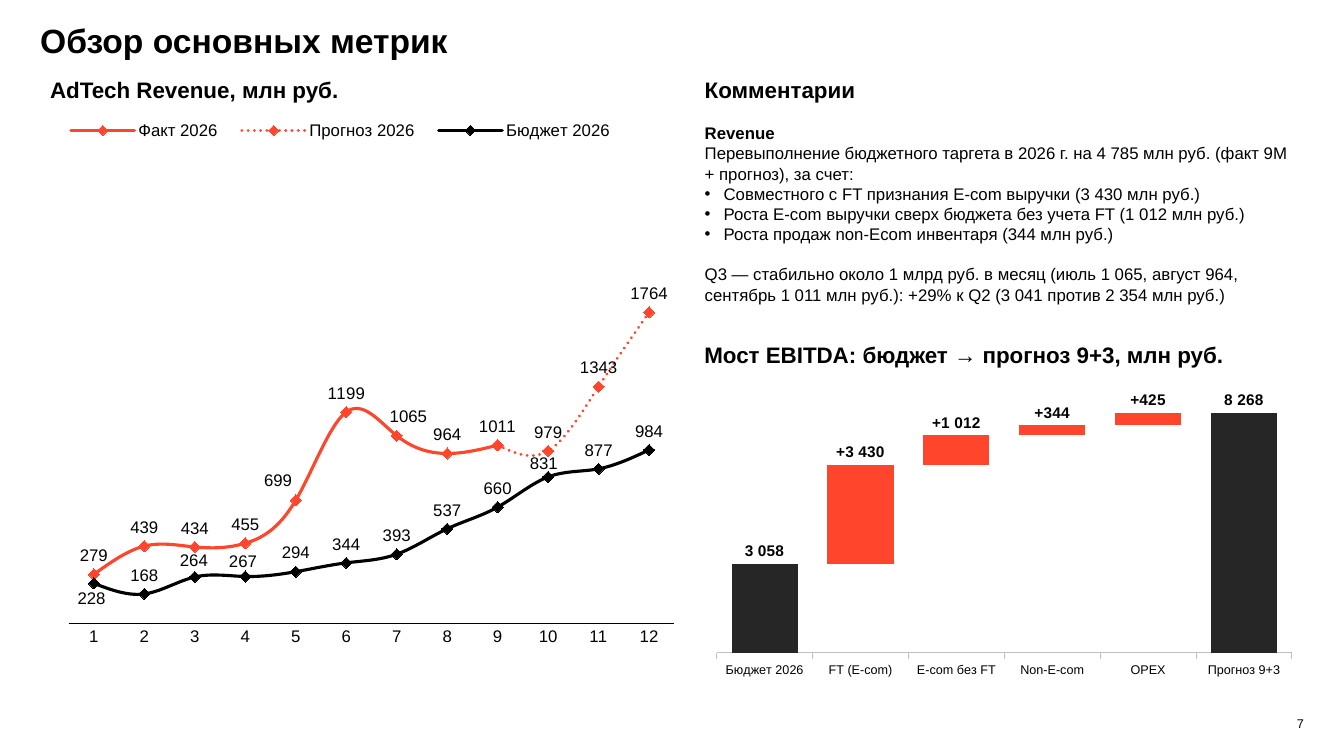
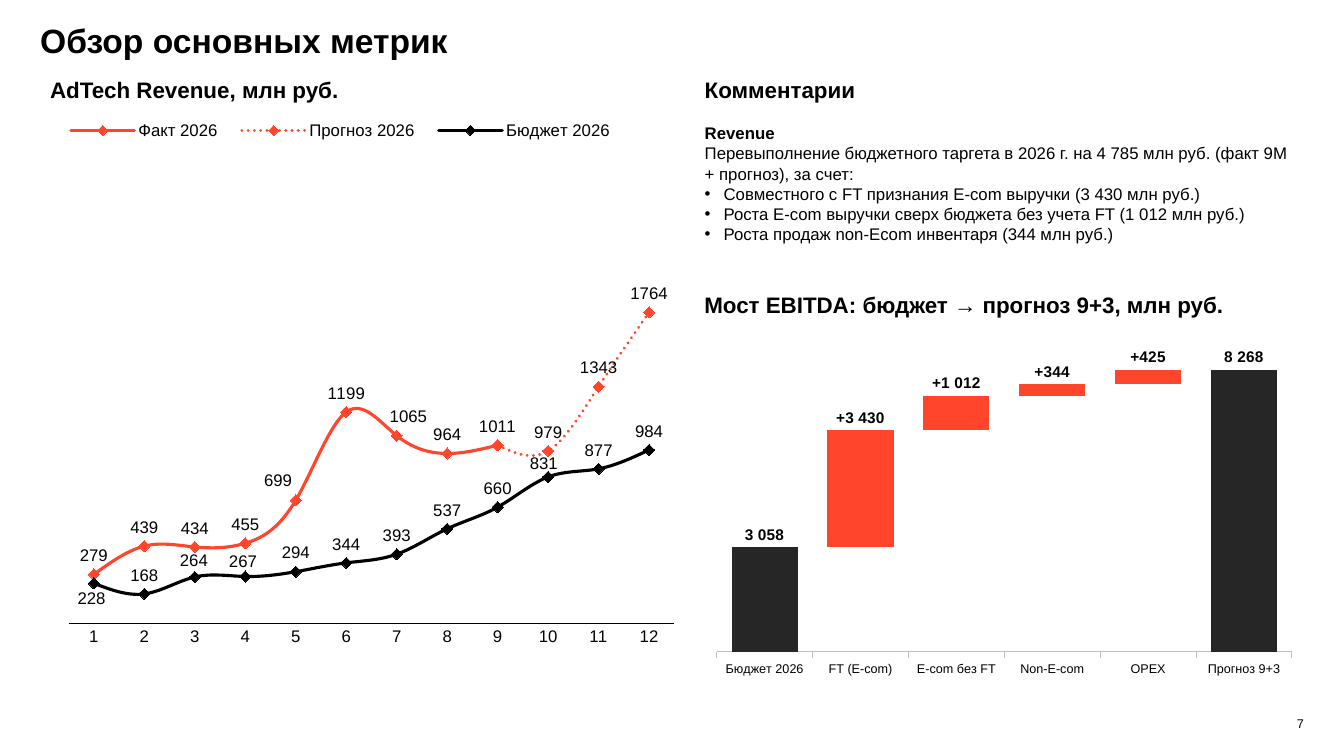
Before and after one commit to DenisMagnit/1, a slide deck: slide 7 of AdTech_MBR_September_prelim.pptx. Drawn at 1344x756 pixels with LibreOffice and Linux fonts; fonts in the diff are those of the drawing; background and template pictures are left out. Boxes give left, top, right and bottom in pixels: in the first picture for what was removed or moved away, otherwise in the second. Text is boxed around its words. In the diff, an @@ line names an element or a change of style, - is before the commit and + after.

```diff
--- a/AdTech_MBR_September_prelim.pptx
+++ b/AdTech_MBR_September_prelim.pptx
@@ text at (x1=705, y1=267, x2=1238, y2=305): paragraph removed @@
-Q3 — стабильно около 1 млрд руб. в месяц (июль 1 065, август 964, сентябрь 1 011 млн руб.): +29% к Q2 (3 041 против 2 354 млн руб.)
@@ text "Мост EBITDA: бюджет → прогноз ..." moved from (x1=704, y1=346, x2=1223, y2=368) to (x1=704, y1=296, x2=1223, y2=318) @@
@@ column stacked chart resized from (x1=705, y1=377, x2=1304, y2=684) to (x1=705, y1=328, x2=1304, y2=684) @@
```
